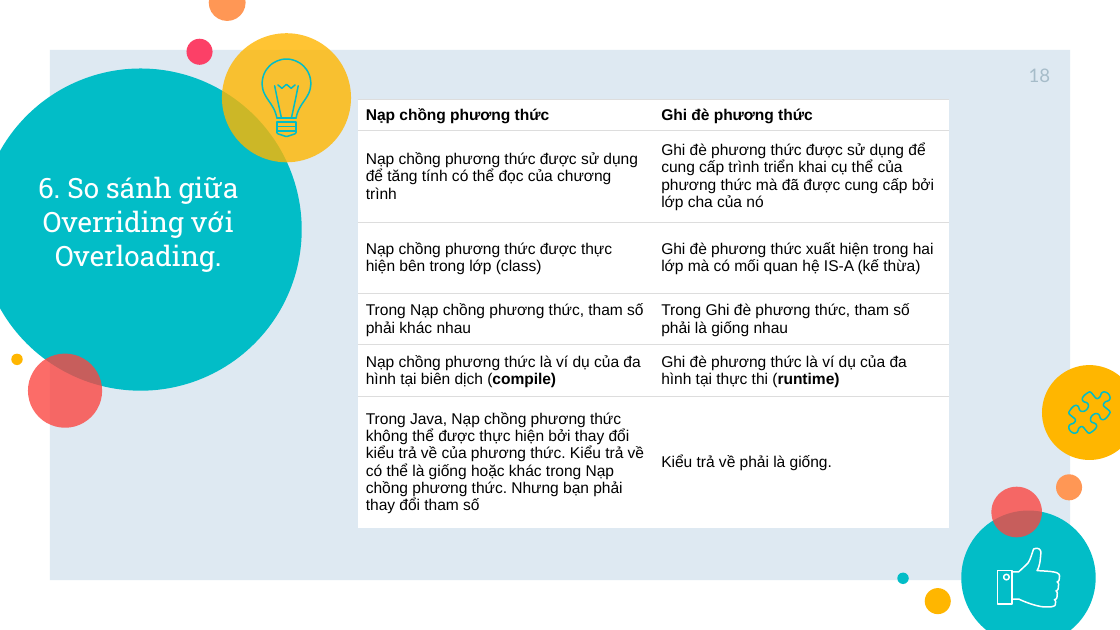
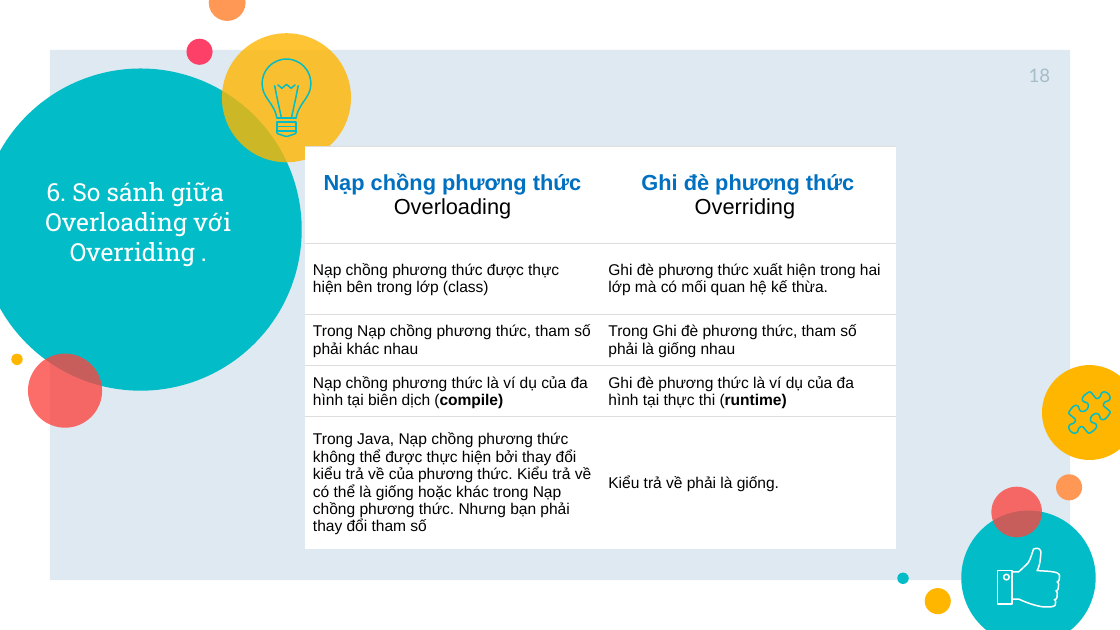
Before and after one commit to SonJava10Rikkei/Demo_Polymorphism-master2, a slide deck: slide 18 of Slide-Polymorphism-master.pptx. Drawn at 1120x630 pixels with LibreOffice and Linux fonts; fonts in the diff are those of the drawing. Boxes give left, top, right and bottom in pixels: in the first picture for what was removed or moved away, otherwise in the second. Text is boxed around its words. In the diff, an @@ line names an element or a change of style, - is before the commit and + after.

Commit message:
Slide done so sánh ghi đè và nạp chồng

```diff
--- a/Slide-Polymorphism-master.pptx
+++ b/Slide-Polymorphism-master.pptx
@@ table at (305, 147, 896, 549) @@
-row 1: Nạp chồng phương thức | Ghi đè phương thức
-row 2: Nạp chồng phương thức được sử dụng để tăng tính có thể đọc của chương trình | Ghi đè phương thức được sử dụng để cung cấp trình triển khai cụ thể của phương thức mà đã được cung cấp bởi lớp cha của nó
-row 3: Nạp chồng phương thức được thực hiện bên trong lớp (class) | Ghi đè phương thức xuất hiện trong hai lớp mà có mối quan hệ IS-A (kế thừa)
+row 1: Nạp chồng phương thức / Overloading | Ghi đè phương thức / Overriding
+row 2: Nạp chồng phương thức được thực hiện bên trong lớp (class) | Ghi đè phương thức xuất hiện trong hai lớp mà có mối quan hệ kế thừa.
@@ table: place and size @@
-table at (357, 100, 949, 529)
+table at (305, 147, 896, 549)
@@ title at (45, 182, 231, 267): text changed; size 18 to 16 pt @@
-6. So sánh giữa Overriding với Overloading.
+6. So sánh giữa Overloading với Overriding .
```
